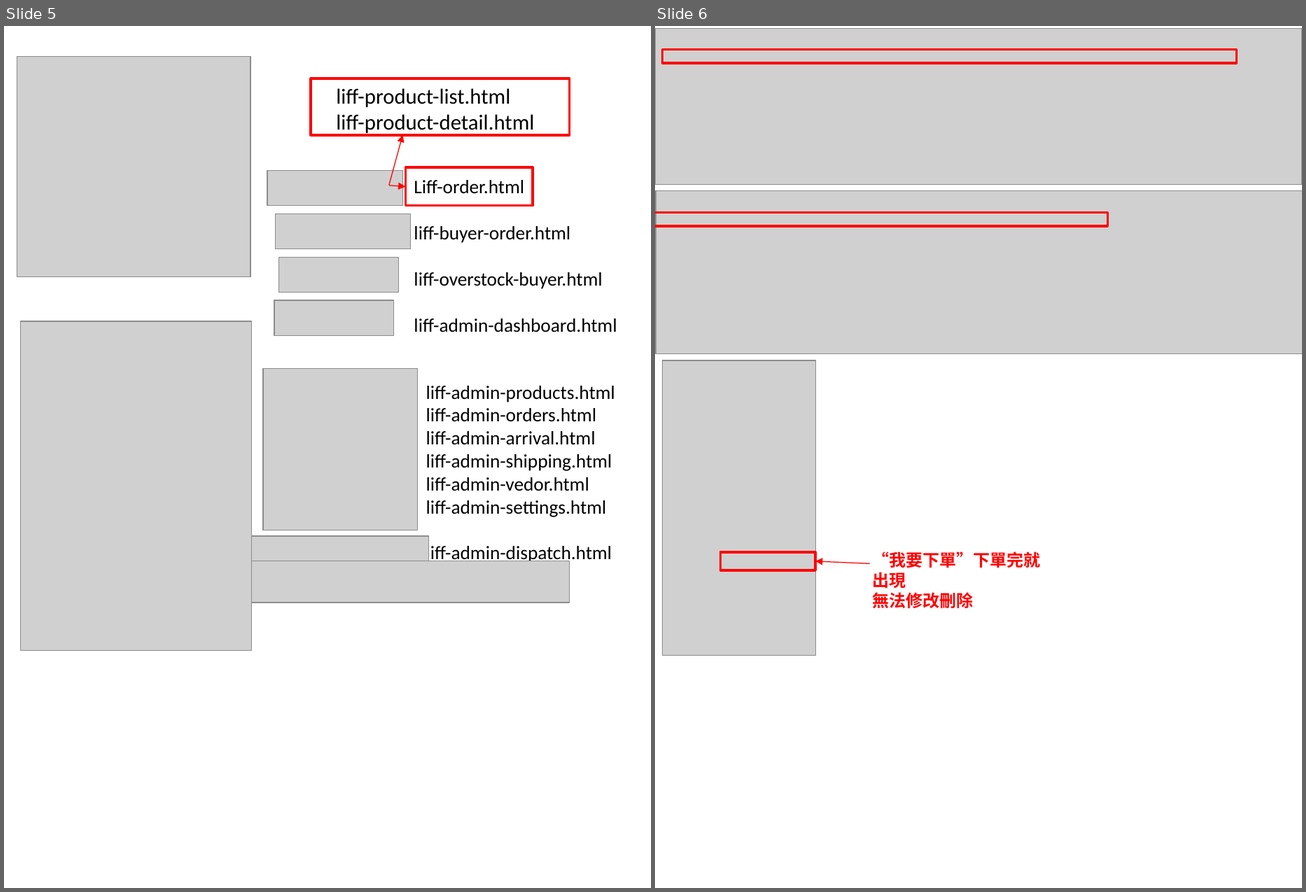
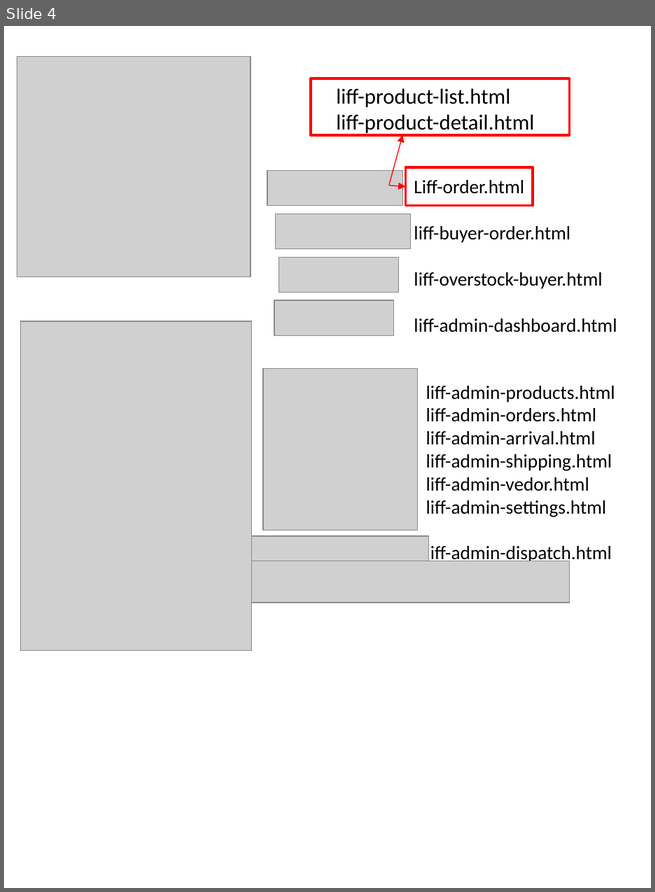
Before and after one commit to tan4598548-bot/line-group-buy-bot, a slide deck: 1-Final/新增 Microsoft PowerPoint 簡報 (5) [自動儲存].pptx. Shown side by side, each under a label of ours: slides 5 and 6 before the commit, slide 4 after it. The pictures are 1306x892 and 655x892 pixels, drawn with LibreOffice and Linux fonts; fonts in the diff are those of the drawing; grey boxes stand for pictures. Boxes give left, top, right and bottom in pixels: in the first picture for what was removed or moved away, otherwise in the second. Text is boxed around its words. In the diff, an @@ line names an element or a change of style, - is before the commit and + after.

```diff
--- a/1-Final/新增 Microsoft PowerPoint 簡報 (5) [自動儲存].pptx
+++ b/1-Final/新增 Microsoft PowerPoint 簡報 (5) [自動儲存].pptx
@@ slide 6 removed at <box>655,26,1302,888</box>, background #FFFFFF @@
@@ picture removed at <box>655,29,1302,185</box> @@
@@ rectangle removed at <box>662,49,1236,63</box> @@
@@ picture removed at <box>656,190,1302,354</box> @@
@@ rectangle removed at <box>655,213,1108,227</box> @@
@@ picture removed at <box>662,361,815,655</box> @@
@@ rectangle removed at <box>721,552,815,570</box> @@
@@ arrow removed from (870, 564) to (815, 562) @@
@@ text removed at <box>873,552,1041,608</box> @@
-“我要下單”下單完就出現
-無法修改刪除
@@ what was slide 5 is now slide 4 @@
```
Also in this commit, not shown: 1 slide changed, 1 other slide removed, 27 other files.
